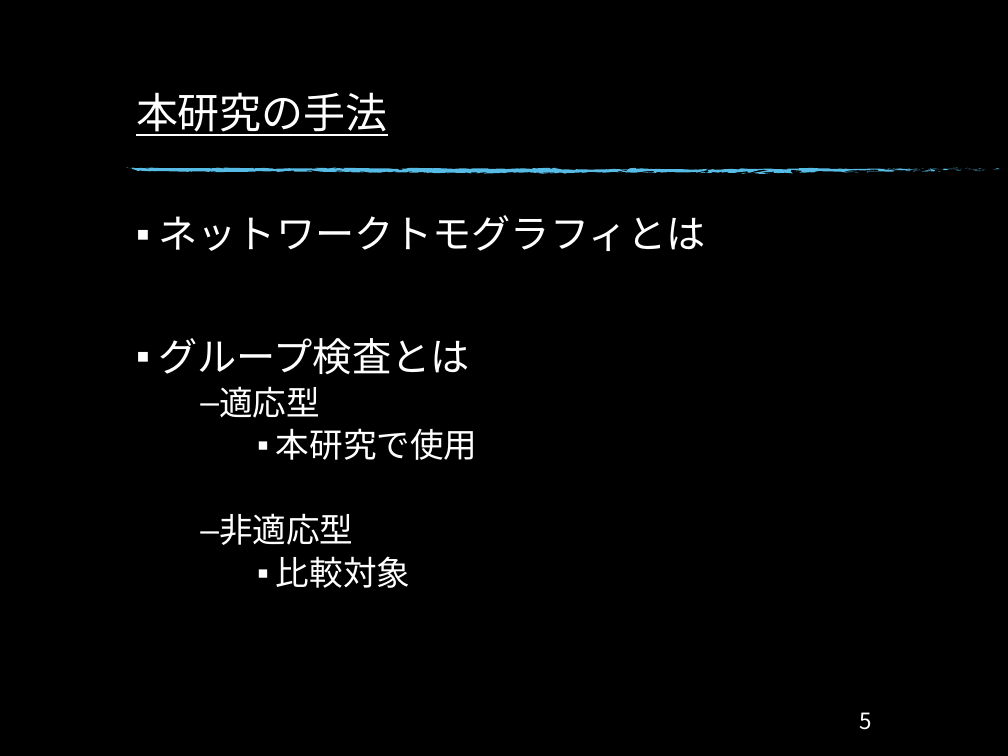
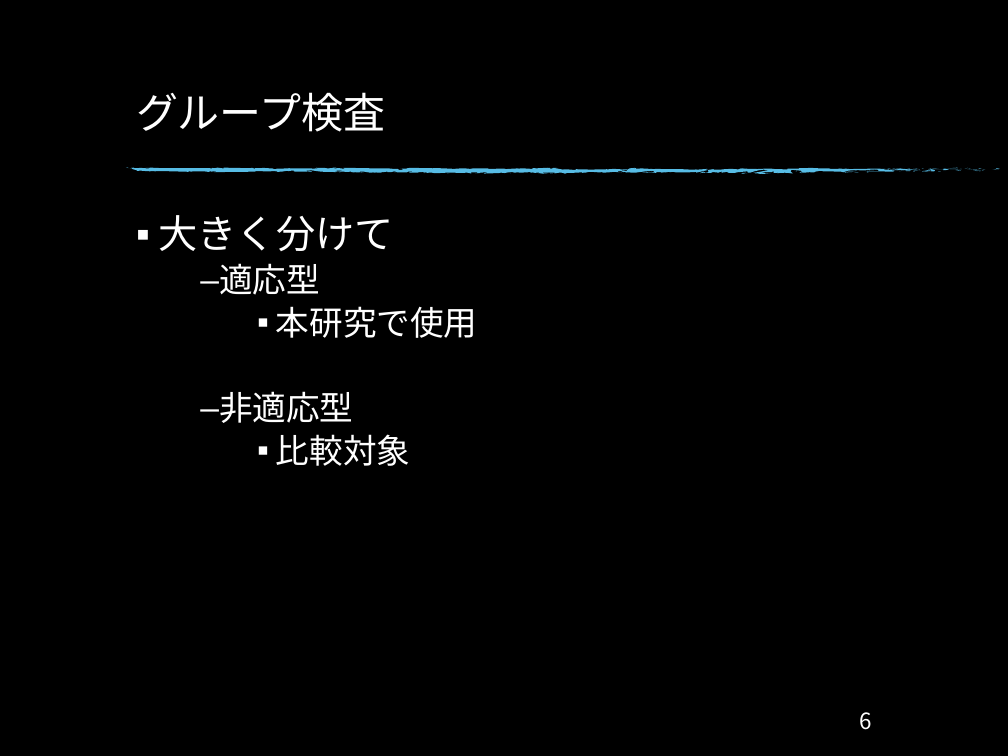
Before and after one commit to Ryo0021300/Monograph, a slide deck: slide 7 of Monograph/卒研発表_34.pptx (slide 6 before the commit). Drawn at 1008x756 pixels with LibreOffice and Linux fonts; fonts in the diff are those of the drawing; background and template pictures are left out. Boxes give left, top, right and bottom in pixels: in the first picture for what was removed or moved away, otherwise in the second. Text is boxed around its words. In the diff, an @@ line names an element or a change of style, - is before the commit and + after.

```diff
--- a/Monograph/卒研発表_34.pptx
+++ b/Monograph/卒研発表_34.pptx
@@ title at (136,92,385,132): text changed @@
-本研究の手法
+グループ検査
@@ text at (159,215,394,251): text changed @@
-▪ ネットワークトモグラフィとは
-▪ グループ検査とは
+▪ 大きく分けて
@@ page number at (860,712,872,730): text changed @@
-5
+6
```
Also in this commit, not shown: 12 other slides changed, 1 slide added, 7 slides removed, 7 other files.
